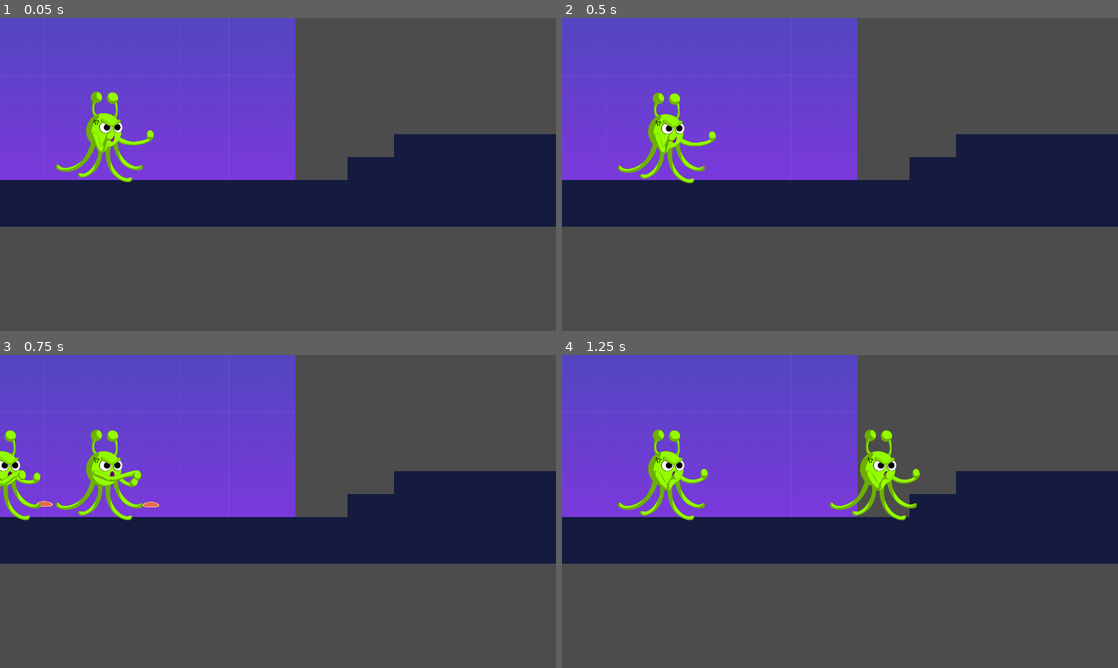
Above: before the commit, frames 1-4 (two rows, left to right).
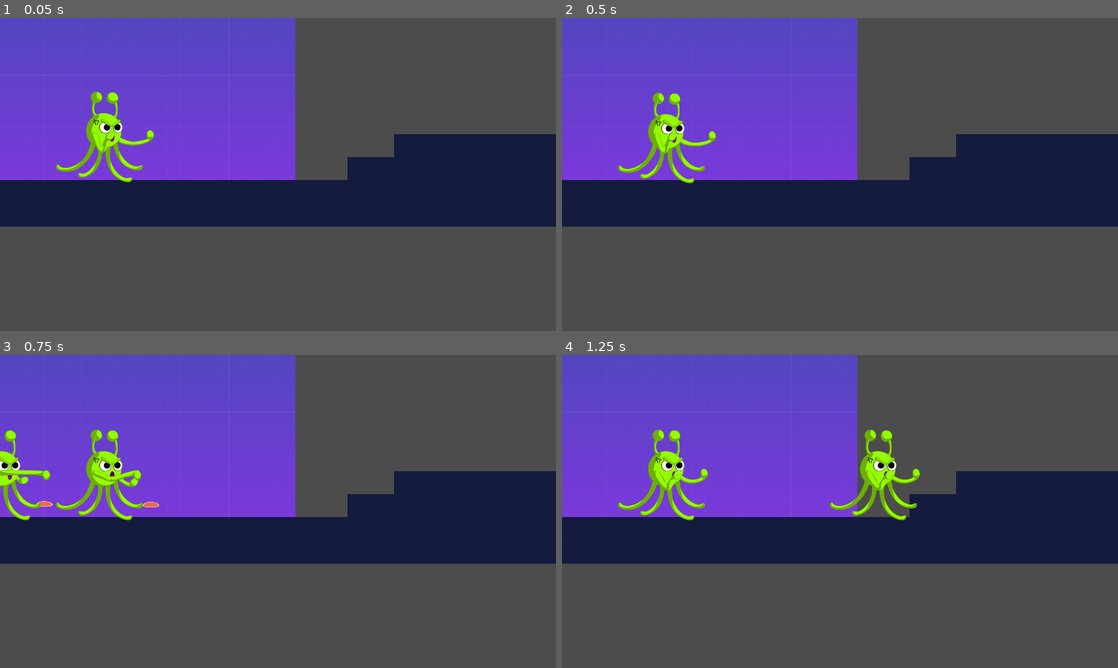
Above: after the commit, the same moments.

Repository: kigari94/IAS
Game: Godot game, scene res://src/Levels/Level01.tscn
Two runs of this game, one before a commit and one after it. Both use one fixed random seed, a clock stepped at 60 frames per second and the inputs below. This scene is started directly instead of the project's main scene.
Inputs:
- Up to frame 1 (0.05 s): no input
- Up to frame 2 (0.5 s): no input
- Up to frame 3 (0.75 s): tap Enter at 0.5 s; hold D (move_right) from 0.53 s (still down); hold Space (attack) from 0.53 s (still down)
- Up to frame 4 (1.25 s): keep holding D (move_right); keep holding Space (attack); tap W (jump) at 0.77 s

Frames 1-2 are identical in both runs. In frame 3, 0.3% of the frame differs, in the area x 0-9%, y 36-42%; in frame 4, nothing differs.

Commit message:
fixed player switch not working

Diff:
--- a/src/Actors/Player.tscn
+++ b/src/Actors/Player.tscn
@@ -87,6 +87,7 @@
 hframes = 5
 
 [node name="AnimationPlayer" type="AnimationPlayer" parent="."]
+playback_speed = 2.0
 anims/Attack_Animation = SubResource( 4 )
 anims/RESET = SubResource( 5 )
 
--- a/src/Actors/Player2.gd
+++ b/src/Actors/Player2.gd
@@ -75,8 +75,8 @@
 func die() -> void:
 	input_enabled = false
 	$Timer.start()
-	main_camera.set_target(2)
-	PlayerData.playerOneActive = false
+	main_camera.set_target(1)
+	PlayerData.playerOneActive = true
 	#TODO Death animation
 
 
--- a/src/Levels/DemoLevel.tscn
+++ b/src/Levels/DemoLevel.tscn
@@ -51,7 +51,7 @@
 
 [node name="Player" parent="." instance=ExtResource( 2 )]
 position = Vector2( -1735, 61 )
-scale = Vector2( 5, 5 )
+scale = Vector2( 3, 3 )
 speed = Vector2( 3000, 7000 )
 gravity = 15000.0
 camera = NodePath("../MainCamera")
--- a/src/UserInterface/ControlsOverlay.tscn
+++ b/src/UserInterface/ControlsOverlay.tscn
@@ -12,6 +12,10 @@
 [node name="TextureRect" type="TextureRect" parent="."]
 anchor_right = 1.0
 anchor_bottom = 1.0
+margin_left = 190.0
+margin_top = 125.0
+margin_right = -130.0
+margin_bottom = -155.0
 texture = ExtResource( 1 )
 stretch_mode = 1
 
